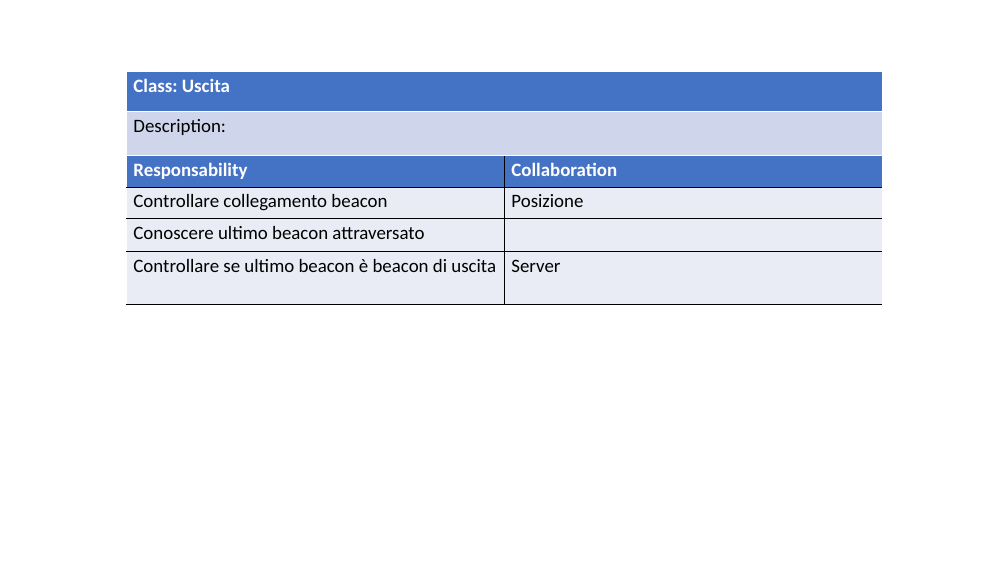
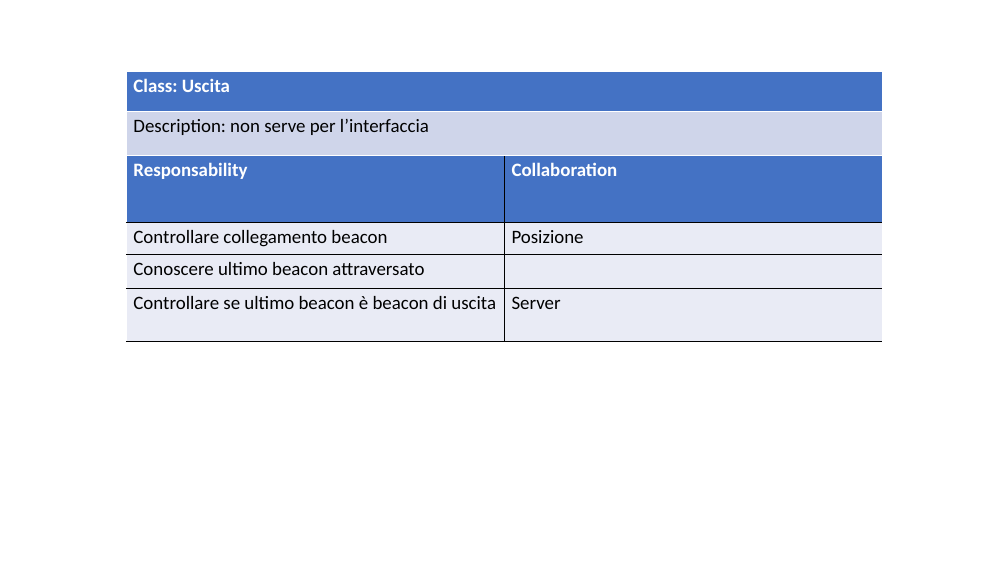
Before and after one commit to ecorradini/ProgettoIDS, a slide deck: slide 10 of AnalisiRequisiti/CRC/UT4/CRC_UT4.ppt. Drawn at 1008x567 pixels with LibreOffice and Linux fonts; fonts in the diff are those of the drawing. Boxes give left, top, right and bottom in pixels: in the first picture for what was removed or moved away, otherwise in the second. Text is boxed around its words. In the diff, an @@ line names an element or a change of style, - is before the commit and + after.

```diff
--- a/AnalisiRequisiti/CRC/UT4/CRC_UT4.ppt
+++ b/AnalisiRequisiti/CRC/UT4/CRC_UT4.ppt
@@ table at (126,71,883,156) @@
-row 2, column 1: Description:
+row 2, column 1: Description: non serve per l’interfaccia
@@ table: place and size @@
-table at (126,155,882,323)
+table at (126,155,882,341)
```
Also in this commit, not shown: 7 other slides changed.
